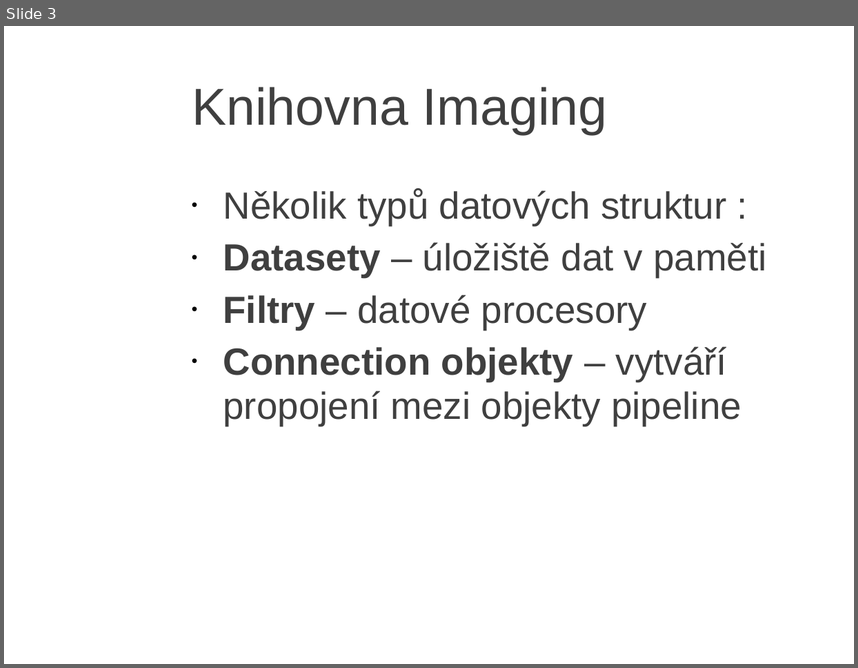
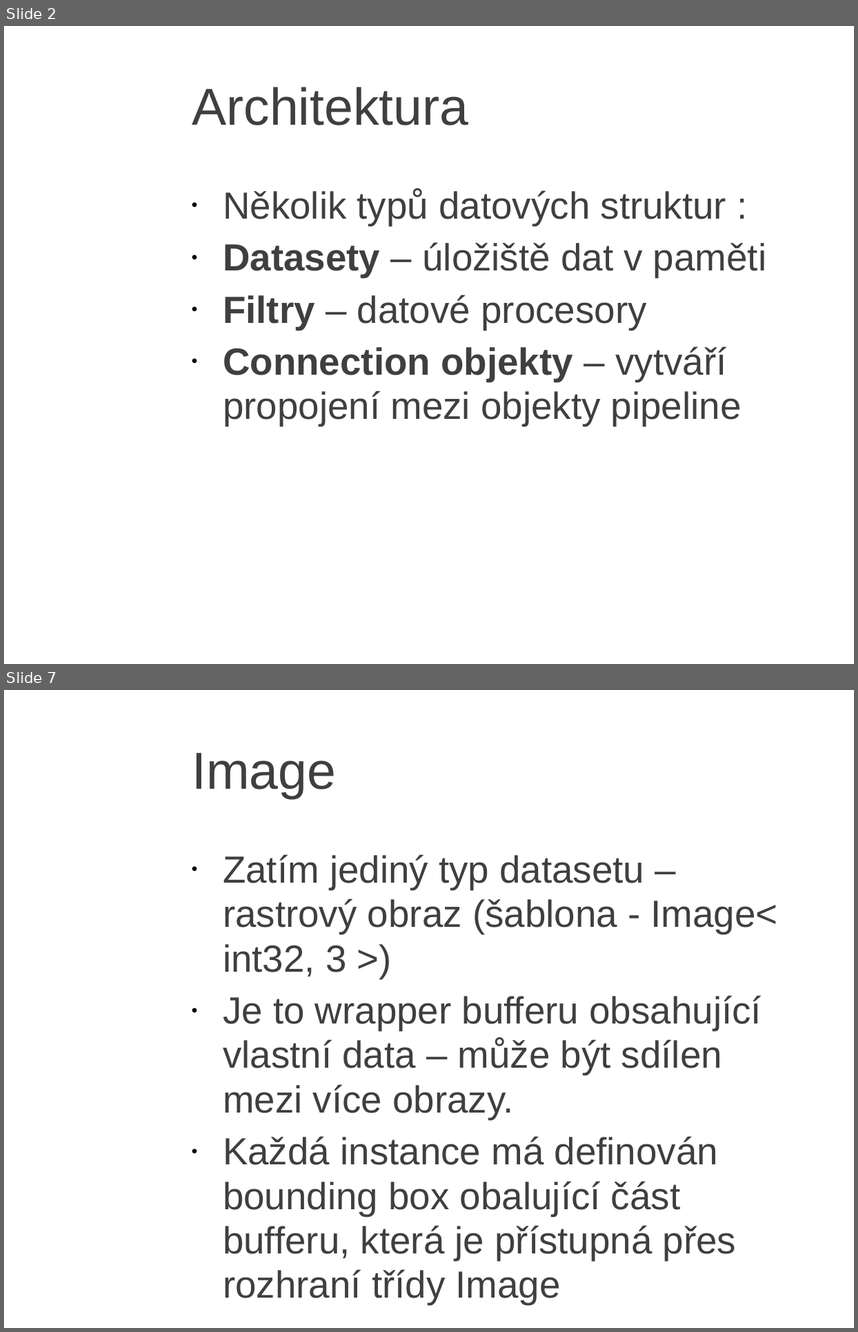
Before and after one commit to JanKolomaznik/MedV4D, a slide deck: doc/Presentation/Imaging.ppt. Shown one above the other, each under a label of ours: slide 3 before the commit, slides 2 and 7 after it; the slides between them are not shown. The pictures are 858x668 and 858x1332 pixels, drawn with LibreOffice and Linux fonts; fonts in the diff are those of the drawing; background and template pictures are left out. Boxes give left, top, right and bottom in pixels: in the first picture for what was removed or moved away, otherwise in the second. Text is boxed around its words. In the diff, an @@ line names an element or a change of style, - is before the commit and + after.

```diff
--- a/doc/Presentation/Imaging.ppt
+++ b/doc/Presentation/Imaging.ppt
@@ slide 7 added at <box>4,690,854,1328</box>, background picture (left out) @@
@@ title added at <box>192,753,336,798</box>, 44 pt, text #3F3F3F @@
+Image
@@ text added at <box>223,854,778,1304</box>, 32 pt, text #3F3F3F @@
+• Zatím jediný typ datasetu – rastrový obraz (šablona - Image< int32, 3 >)
+• Je to wrapper bufferu obsahující vlastní data – může být sdílen mezi více obrazy.
+• Každá instance má definován bounding box obalující část bufferu, která je přístupná přes rozhraní třídy Image
@@ what was slide 3 is now slide 2 @@
@@ slide 2 changed as well @@
@@ title at <box>192,87,468,125</box>: text changed @@
-Knihovna Imaging
+Architektura
```
Also in this commit, not shown: 1 other slide changed, 4 other slides added, 4 slides removed.
